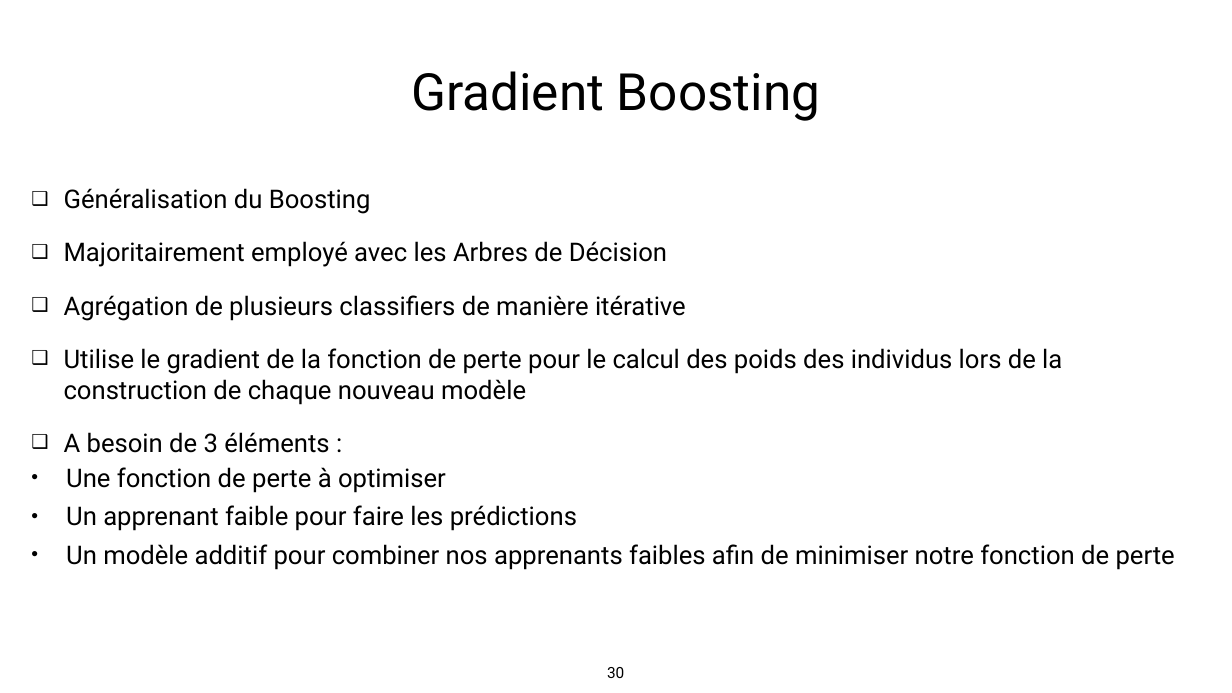
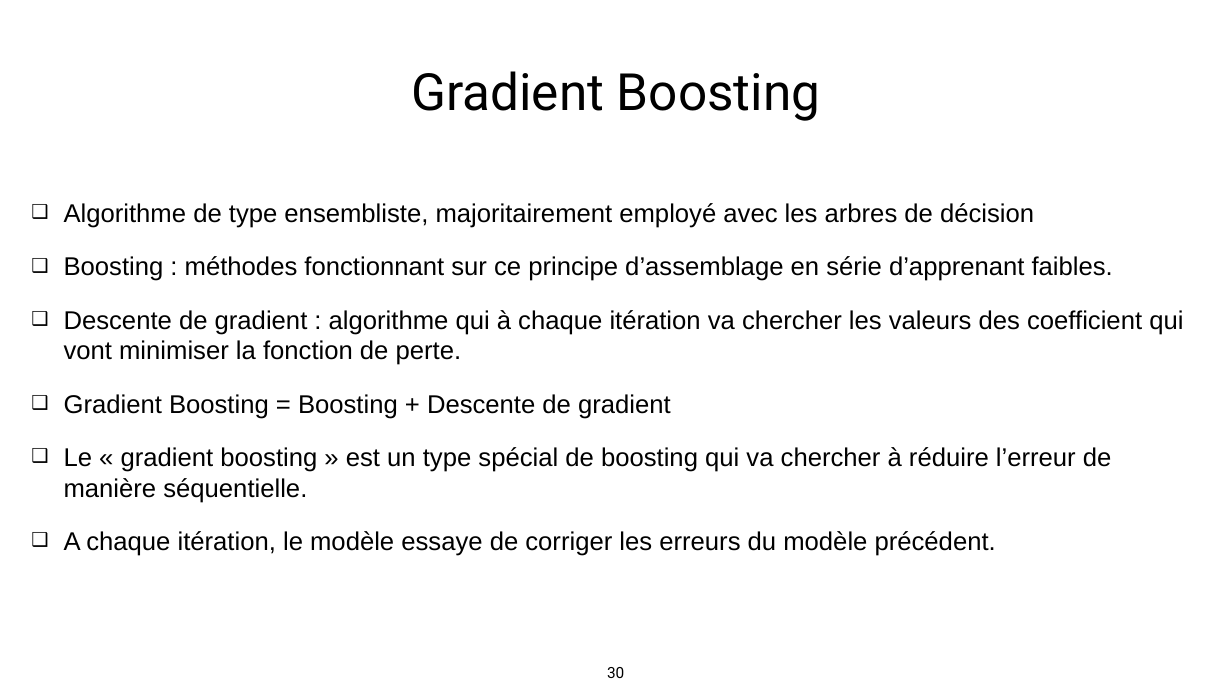
Before and after one commit to makboulhoussen/projet5, a slide deck: slide 30 of rapport/DS-Projet5-AzimM-V1.0.pptx. Drawn at 1232x693 pixels with LibreOffice and Linux fonts; fonts in the diff are those of the drawing. Boxes give left, top, right and bottom in pixels: in the first picture for what was removed or moved away, otherwise in the second. Text is boxed around its words. In the diff, an @@ line names an element or a change of style, - is before the commit and + after.

```diff
--- a/rapport/DS-Projet5-AzimM-V1.0.pptx
+++ b/rapport/DS-Projet5-AzimM-V1.0.pptx
@@ text at <box>64,203,1183,556</box>: text changed; font Roboto to Arial @@
-❑ Généralisation du Boosting
-❑ Majoritairement employé avec les Arbres de Décision
-❑ Agrégation de plusieurs classifiers de manière itérative
-❑ Utilise le gradient de la fonction de perte pour le calcul des poids des individus lors de la construction de chaque nouveau modèle
-❑ A besoin de 3 éléments :
-• Une fonction de perte à optimiser
-• Un apprenant faible pour faire les prédictions
-• Un modèle additif pour combiner nos apprenants faibles afin de minimiser notre fonction de perte
+❑ Algorithme de type ensembliste, majoritairement employé avec les arbres de décision
+❑ Boosting : méthodes fonctionnant sur ce principe d’assemblage en série d’apprenant faibles.
+❑ Descente de gradient : algorithme qui à chaque itération va chercher les valeurs des coefficient qui vont minimiser la fonction de perte.
+❑ Gradient Boosting = Boosting + Descente de gradient
+❑ Le « gradient boosting » est un type spécial de boosting qui va chercher à réduire l’erreur de manière séquentielle.
+❑ A chaque itération, le modèle essaye de corriger les erreurs du modèle précédent.
```
Also in this commit, not shown: 5 other slides changed, 3 slides added.
